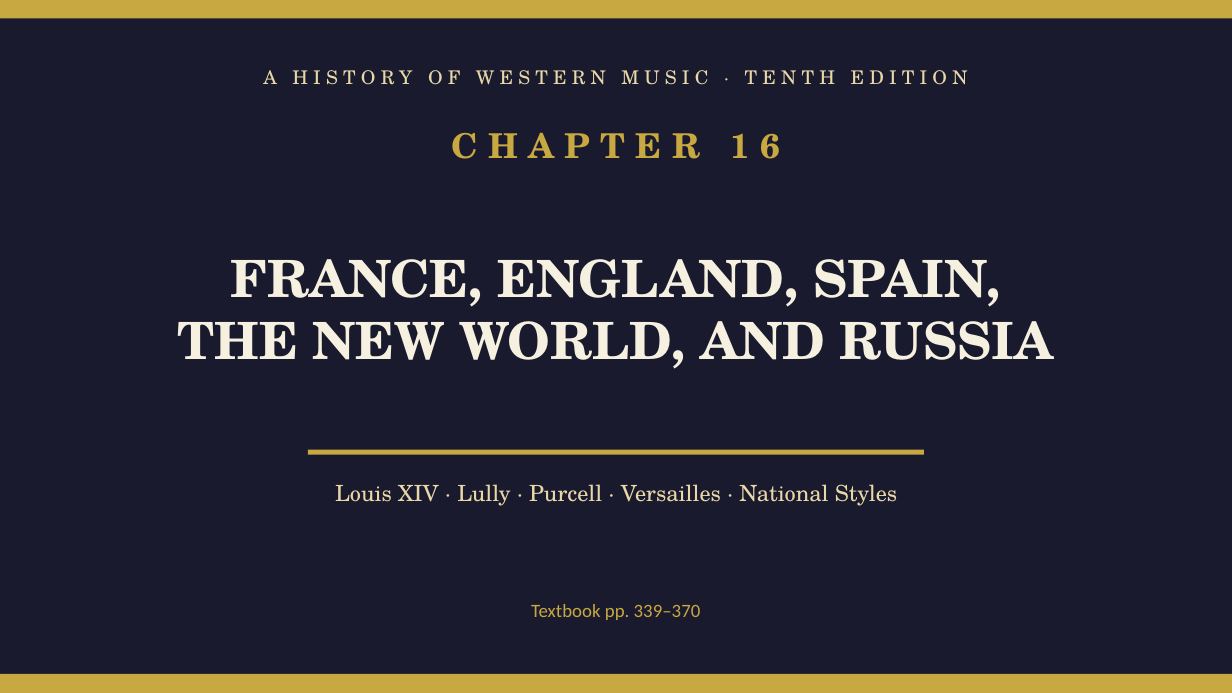
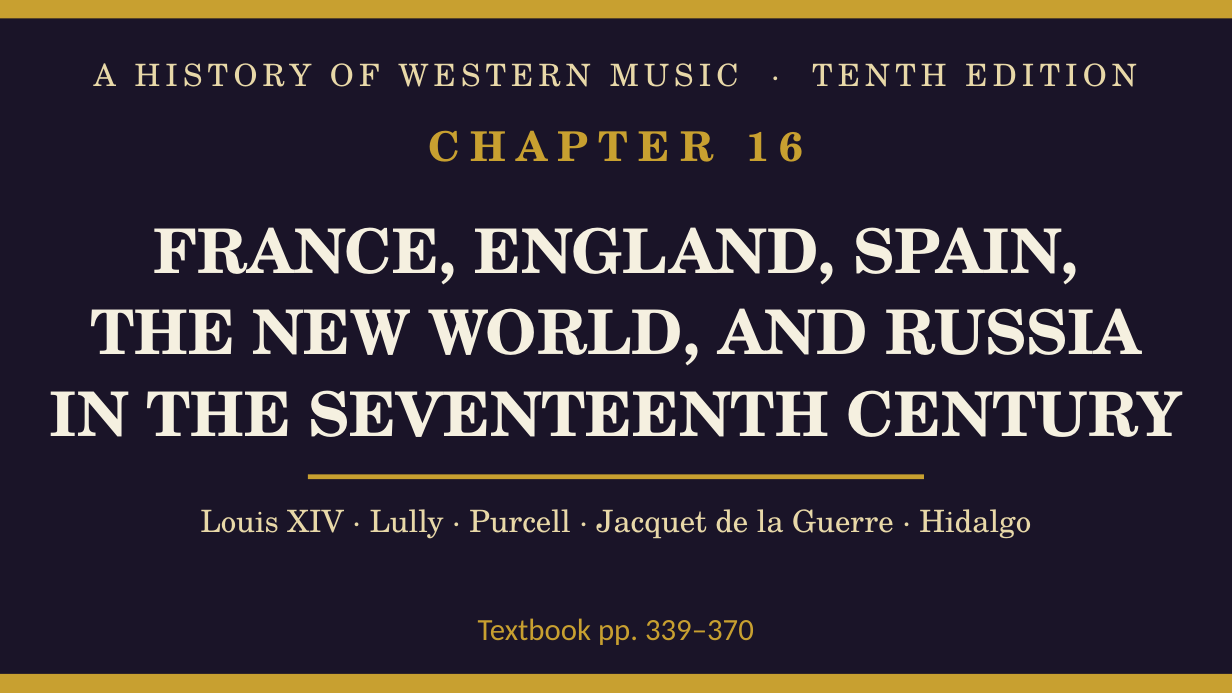
Before and after one commit to ccli-taipower/A_History_of_Western_Music, a slide deck: slide 1 of Ch16_France_England.pptx. Drawn at 1232x693 pixels with LibreOffice and Linux fonts; fonts in the diff are those of the drawing. Boxes give left, top, right and bottom in pixels: in the first picture for what was removed or moved away, otherwise in the second. Text is boxed around its words. In the diff, an @@ line names an element or a change of style, - is before the commit and + after.

```diff
--- a/Ch16_France_England.pptx
+++ b/Ch16_France_England.pptx
@@ background #1A1A2E to #1A1428 @@
@@ text "A HISTORY OF WESTERN MUSIC ..." at (94, 63, 1137, 87): size 11 to 18 pt @@
@@ text "CHAPTER 16" at (428, 130, 803, 162): size 20 to 24 pt, text colour #C8A840 to #C8A030 @@
@@ text at (90, 227, 1142, 366): size 30 to 36 pt in "FRANCE, ENGLAND, SPAIN,", "THE NEW WORLD, AND RUSSIA"; line spacing 1 to 1.1 @@
@@ text at (50, 390, 1182, 437): paragraph added @@
+IN THE SEVENTEENTH CENTURY
@@ fill #C8A840 to #C8A030 in 3 elements at (0, 0, 1232, 18), (0, 674, 1232, 692), (308, 474, 924, 479) @@
@@ rectangle: place and size @@
-rectangle at (308, 450, 924, 455)
+rectangle at (308, 474, 924, 479)
@@ text at (200, 509, 1031, 539): text changed; size 13 to 18 pt @@
-Louis XIV · Lully · Purcell · Versailles · National Styles
+Louis XIV · Lully · Purcell · Jacquet de la Guerre · Hidalgo
@@ text "Textbook pp. 339–370": place and size @@
-text "Textbook pp. 339–370" at (531, 604, 701, 620)
+text "Textbook pp. 339–370" at (478, 618, 754, 645)
@@ text "Textbook pp. 339–370" at (478, 618, 754, 645): size 11 to 18 pt, text colour #C8A840 to #C8A030; vertical alignment middle to top @@
```
Also in this commit, not shown: 2 other slides changed, 25 slides added, 7 slides removed, 37 other files.
